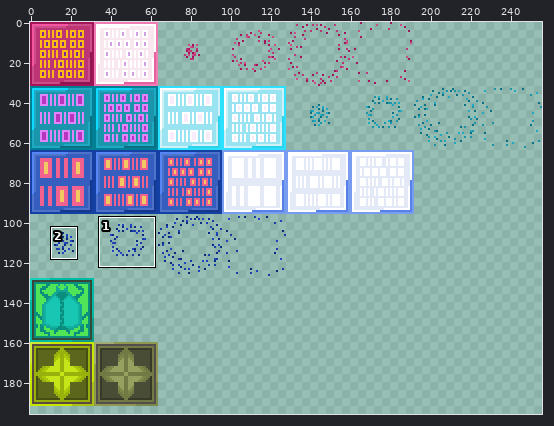
Edited in one commit: sprite sheet (Sprites/Enemies/barriers_sheet.png). Above, an overview of the earlier version with the close-up marked.
Close-up. First the earlier version:
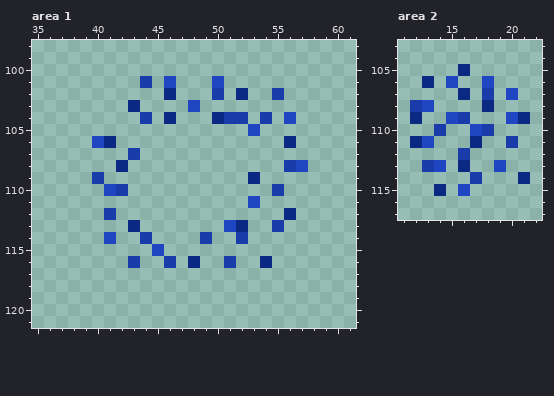
The file is 256x224 pixels. Colours within 5 levels of each other are drawn and written as one. Shown: area 1: x 35..61, y 98..121; area 2: x 11..22, y 103..117. The wide view leaves out empty margins. The commit also changed other parts of the picture, which this record leaves out.
The result:
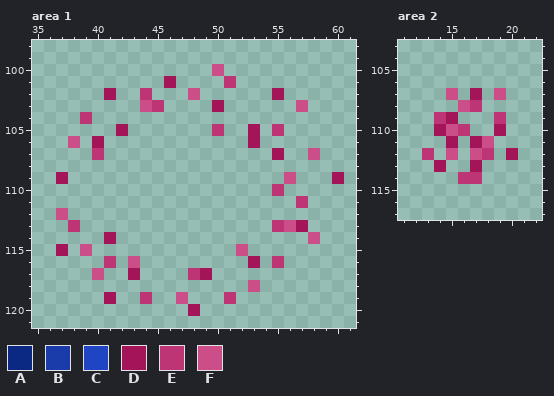
Palette (. is transparent): A #0b2882  B #1a3cab  C #2045c3  D #a41458  E #be3575  F #cb4e88
Change:
Area 1:
The author put colour D in row 102 at x 41; in row 103 at x 50; in row 105 at x 42; in row 106 at x 53; in row 107 at x 55; in row 109 at x 37 and 60.
The author put colour D in row 113 at x 57; in row 115 at x 37; in row 116 at x 53; in row 117 at x 43 and 49; in row 119 at x 41; in row 120 at x 48.
Colour B becomes colour D in row 102 at x 55.
Colour C becomes colour D in row 101 at x 46; in row 105 at x 53; in row 106 at x 40; in row 114 at x 41.
The author put colour E in row 101 at x 51; in row 102 at x 44; in row 103 at x 45; in row 104 at x 39; in row 105 at x 50 and 55; in row 107 at x 40.
The author put colour E in row 111 at x 57; in row 113 at x 38; in row 116 at x 41 and 55; in row 117 at x 48; in row 119 at x 44 and 51.
Colour B becomes colour E in row 110 at x 55; in row 113 at x 55.
The author put colour F in row 100 at x 50; in row 102 at x 48; in row 103 at x 44 and 57; in row 106 at x 38; in row 107 at x 58; in row 109 at x 56.
The author put colour F in row 112 at x 37; in row 113 at x 56; in row 114 at x 58; in row 115 at x 39 and 52; in row 117 at x 40; in row 118 at x 53.
The author put colour F in row 119 at x 47.
Colour B becomes colour F in row 116 at x 43.
Colour A is gone in row 102 at x 46 and 52; in row 103 at x 43; in row 104 at x 46 and 50; in row 106 at x 41 and 56; in row 108 at x 42; in row 109 at x 53.
Colour A is gone in row 112 at x 56; in row 113 at x 43 and 52; in row 116 at x 48 and 54.
Colour B is gone in row 101 at x 44; in row 102 at x 50; in row 104 at x 44, 51 to 52 and 54; in row 107 at x 43; in row 108 at x 56; in row 109 at x 40.
Colour B is gone in row 110 at x 42; in row 112 at x 41; in row 114 at x 44, 49 and 52; in row 116 at x 46 and 51.
Colour C is gone in row 101 at x 50; in row 103 at x 48; in row 104 at x 56; in row 108 at x 57; in row 110 at x 41; in row 111 at x 53.
Colour C is gone in row 113 at x 51; in row 115 at x 45.
Area 2:
The author put colour D in row 107 at x 17; in row 110 at x 19; in row 111 at x 15; in row 112 at x 20; in row 113 at x 17.
Colour A becomes colour D in row 111 at x 17.
Colour B becomes colour D in row 110 at x 14.
Colour C becomes colour D in row 109 at x 15; in row 113 at x 14.
The author put colour E in row 108 at x 17; in row 109 at x 14 and 19; in row 110 at x 16; in row 112 at x 13 and 18; in row 114 at x 16.
Colour B becomes colour E in row 114 at x 17.
The author put colour F in row 107 at x 15 and 19; in row 108 at x 16; in row 110 at x 15; in row 111 at x 18; in row 112 at x 15 and 17.
Colour A is gone in row 105 at x 16; in row 106 at x 13; in row 107 at x 16; in row 108 at x 18; in row 109 at x 12 and 21; in row 111 at x 12.
Colour A is gone in row 113 at x 16; in row 114 at x 21; in row 115 at x 14.
Colour B is gone in row 107 at x 18; in row 108 at x 12; in row 109 at x 16; in row 110 at x 18; in row 111 at x 20; in row 112 at x 16.
Colour B is gone in row 113 at x 13.
Colour C is gone in row 106 at x 15 and 18; in row 107 at x 20; in row 108 at x 13; in row 109 at x 20; in row 110 at x 17; in row 111 at x 13.
Colour C is gone in row 113 at x 19; in row 115 at x 16.
Changed places in both close-ups, as pixel boxes (x1, y1, x2, y2):
changed: (56, 64, 344, 316)
changed: (410, 64, 530, 196)
